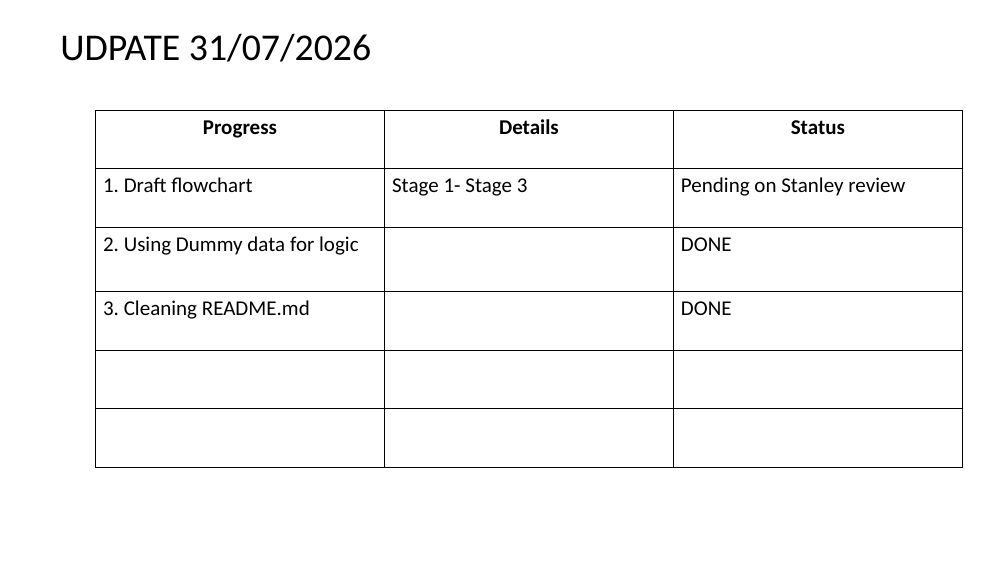
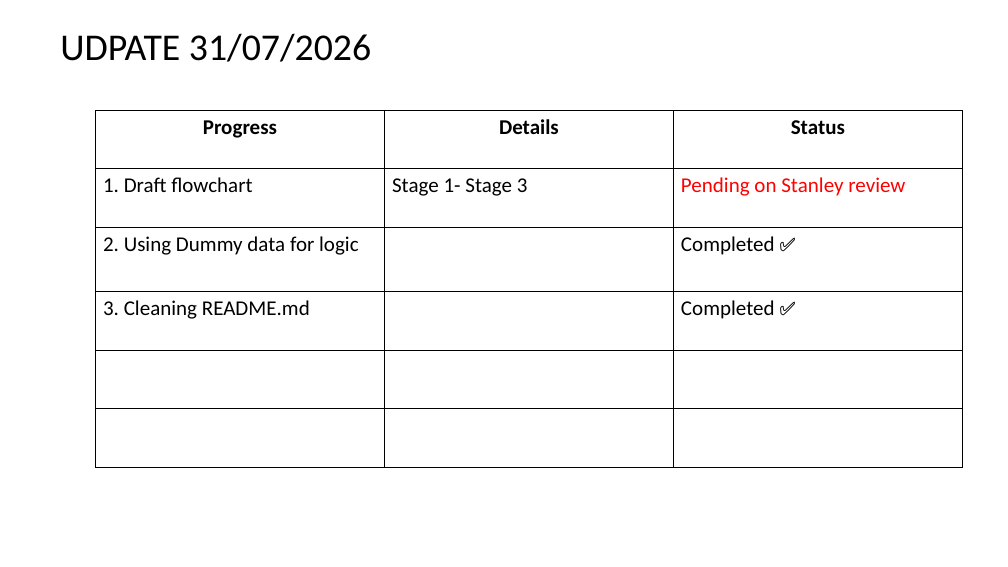
Before and after one commit to Syaziyah30/DeviceCluster, a slide deck: slide 3 of 1.training_model/supplementary/Device Identifier 20260717.pptx. Drawn at 1008x567 pixels with LibreOffice and Linux fonts; fonts in the diff are those of the drawing. Boxes give left, top, right and bottom in pixels: in the first picture for what was removed or moved away, otherwise in the second. Text is boxed around its words. In the diff, an @@ line names an element or a change of style, - is before the commit and + after.

```diff
--- a/1.training_model/supplementary/Device Identifier 20260717.pptx
+++ b/1.training_model/supplementary/Device Identifier 20260717.pptx
@@ table at (x1=95, y1=110, x2=962, y2=467) @@
-row 3, column 3: DONE
+row 3, column 3: Completed ✅
-row 4, column 3: DONE
+row 4, column 3: Completed ✅
@@ text colour #000000 to #FF0000 in "Pending on Stanley review" @@
```
Also in this commit, not shown: 1 other slide changed, 1 slide added, 1 slide removed, 4 other files.
